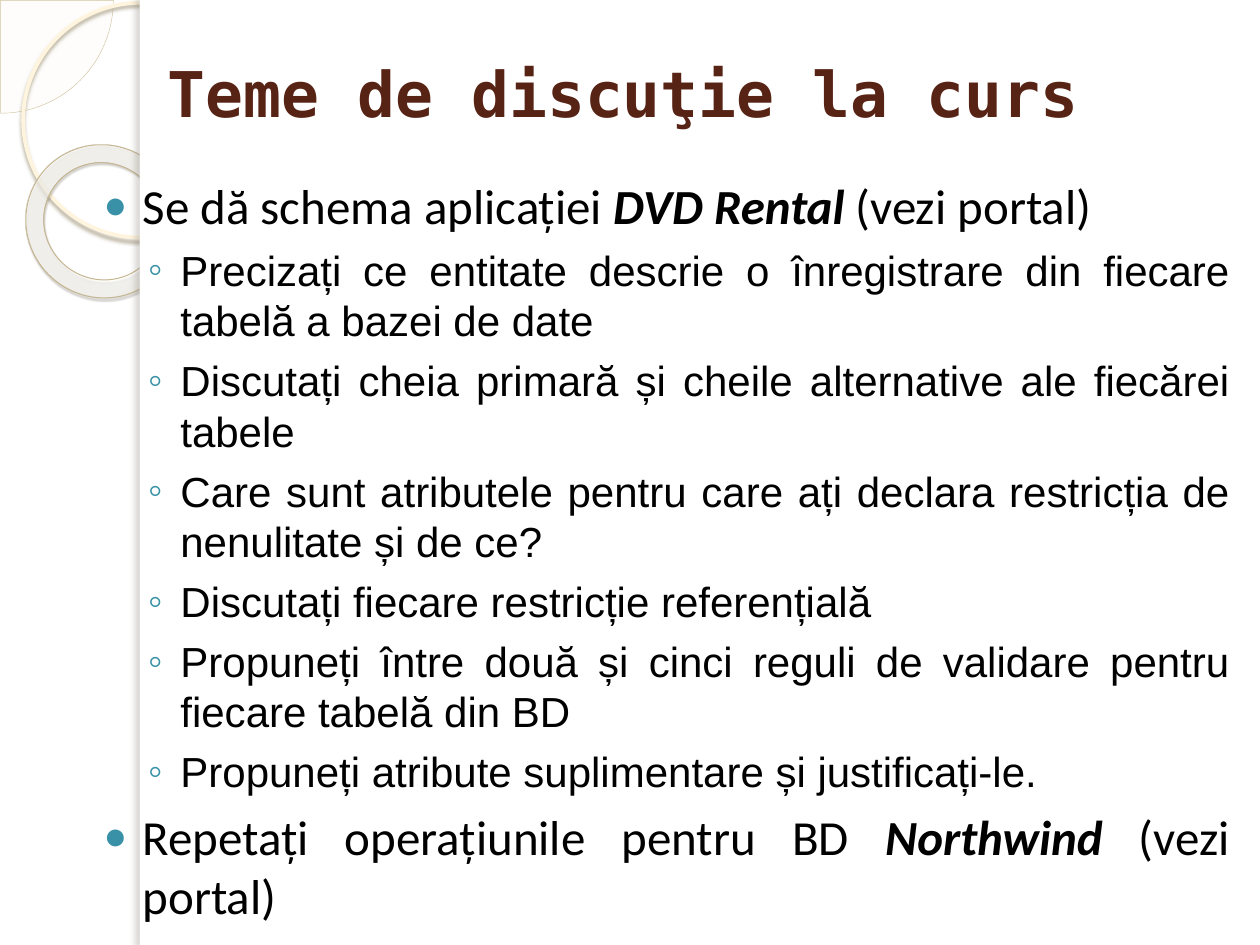
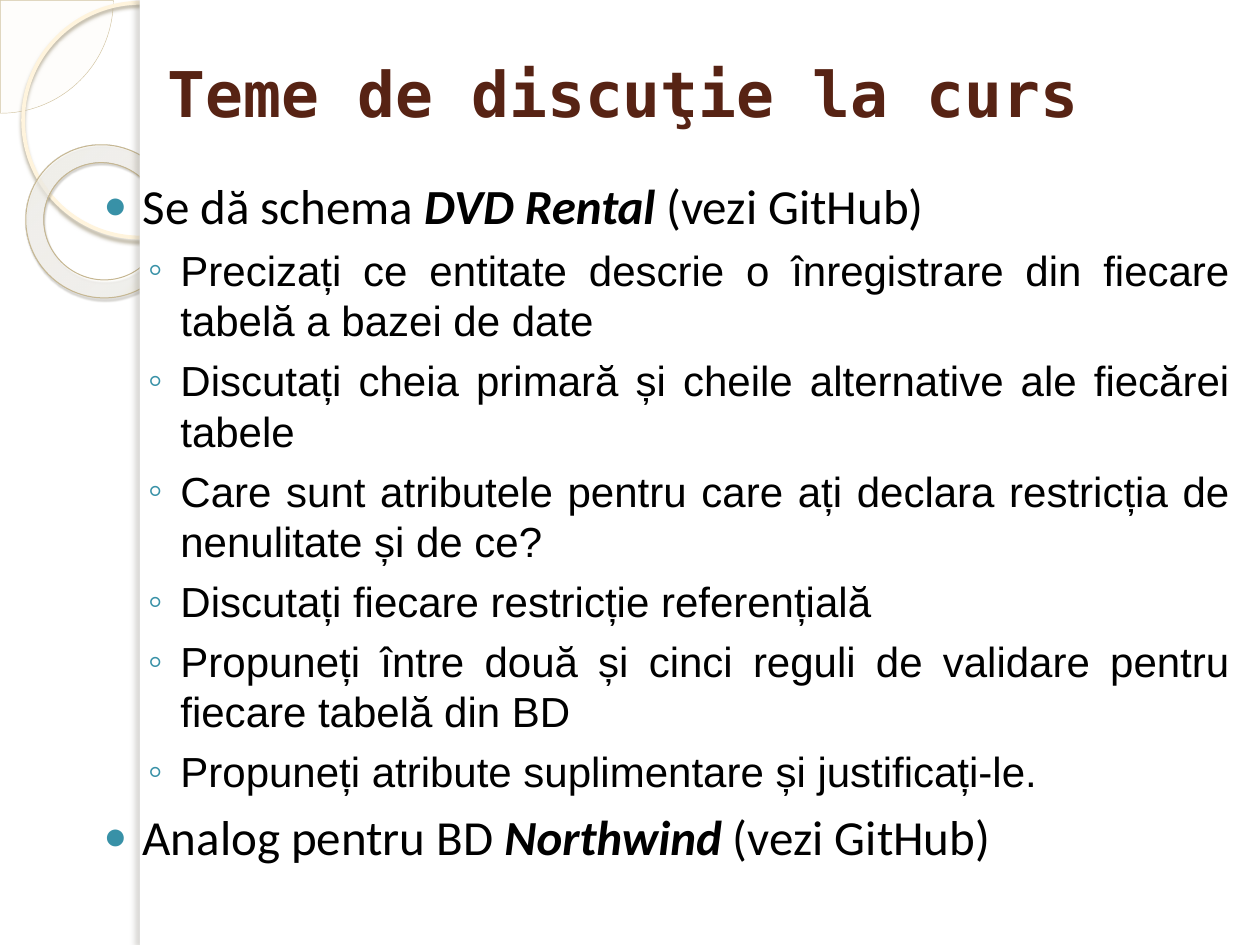
Before and after one commit to marinfotache/Baze-de-date-I, a slide deck: slide 64 of 02_Modelul_relational/02_Modelul_relational.pptx. Drawn at 1260x945 pixels with LibreOffice and Linux fonts; fonts in the diff are those of the drawing; background and template pictures are left out. Boxes give left, top, right and bottom in pixels: in the first picture for what was removed or moved away, otherwise in the second. Text is boxed around its words. In the diff, an @@ line names an element or a change of style, - is before the commit and + after.

```diff
--- a/02_Modelul_relational/02_Modelul_relational.pptx
+++ b/02_Modelul_relational/02_Modelul_relational.pptx
@@ text at box(143, 188, 923, 231): text changed @@
-● Se dă schema aplicației DVD Rental (vezi portal)
+● Se dă schema DVD Rental (vezi GitHub)
@@ text at box(143, 819, 990, 864): text changed @@
-● Repetați operațiunile pentru BD Northwind (vezi portal)
+● Analog pentru BD Northwind (vezi GitHub)
```
Also in this commit, not shown: 2 other slides changed.
